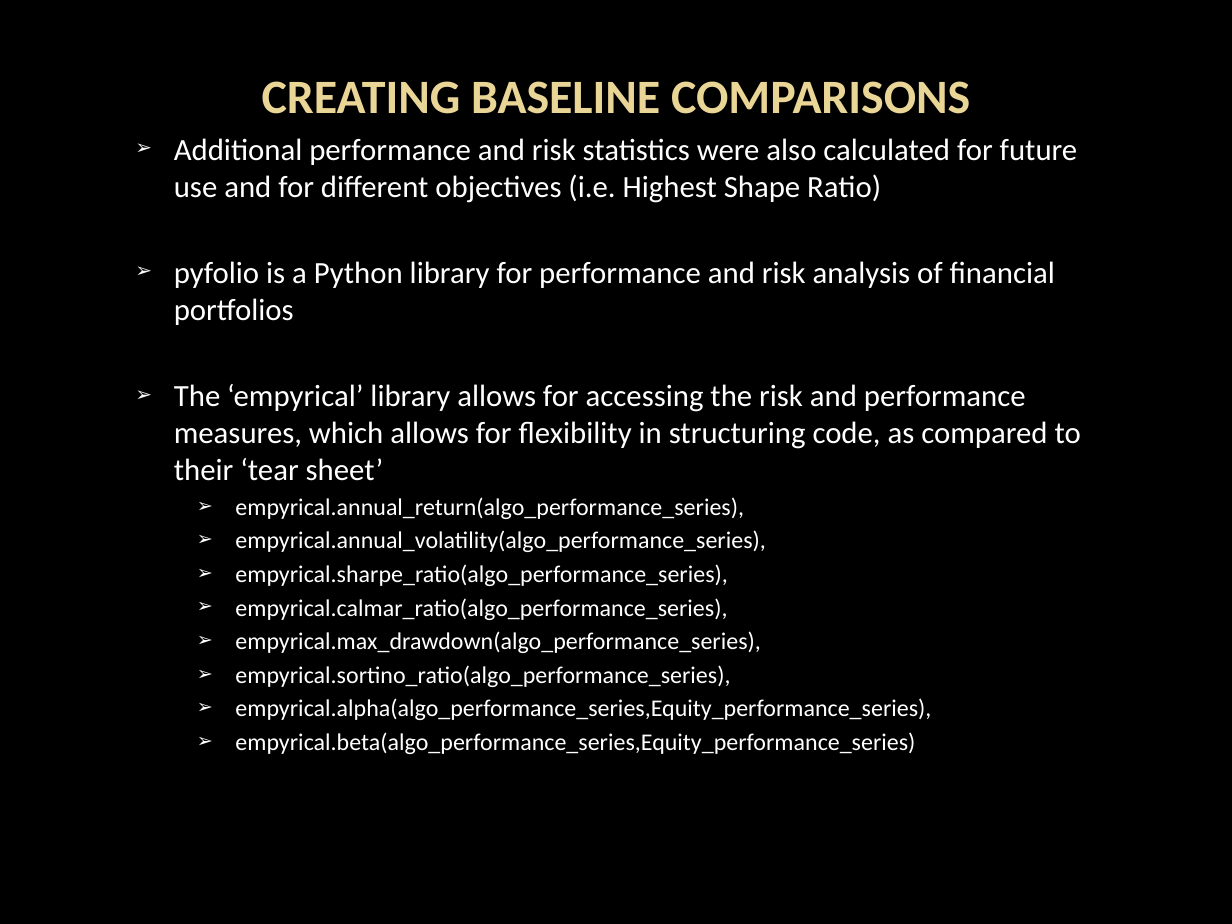
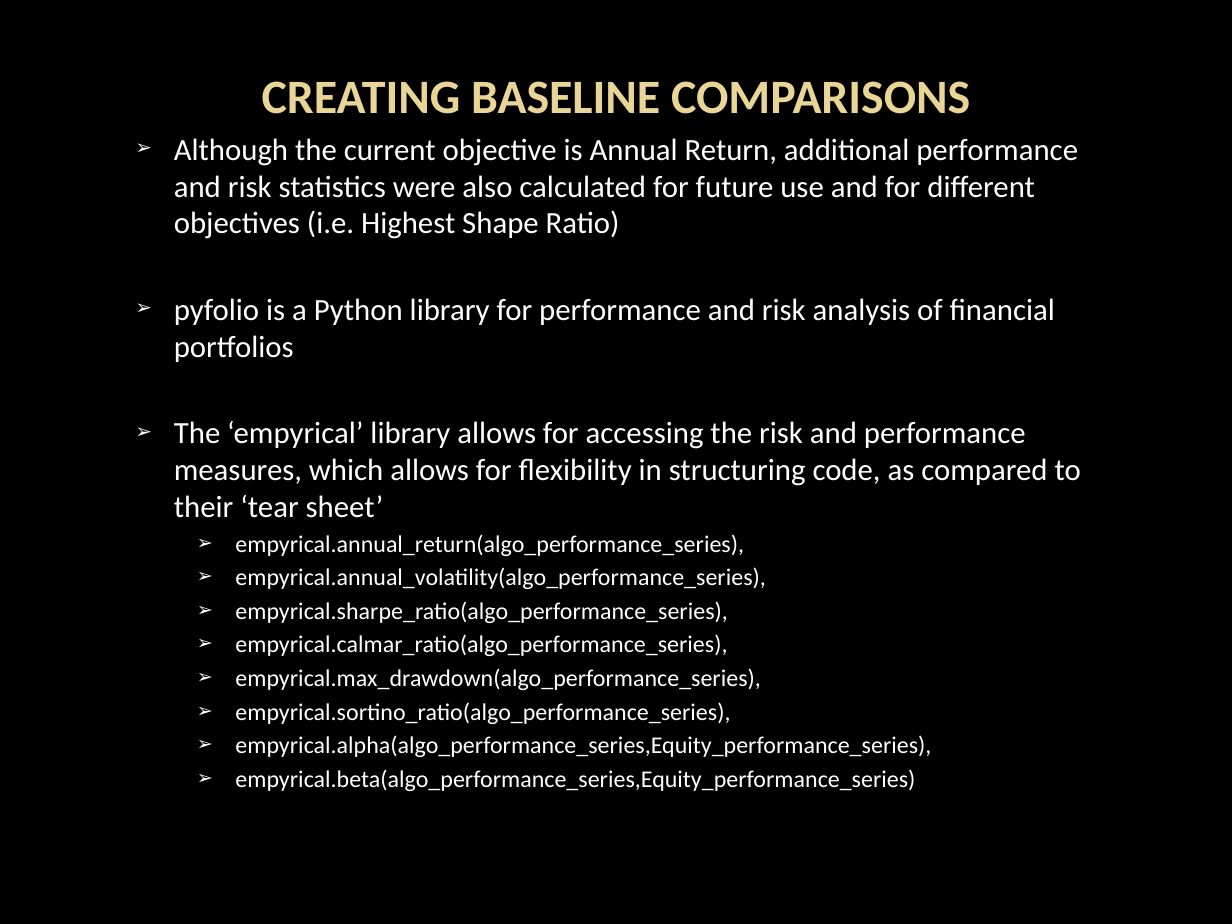
Before and after one commit to WolverineXM/FinTechProject3, a slide deck: slide 39 of Project_3_Presentation.pptx (slide 41 before the commit). Drawn at 1232x924 pixels with LibreOffice and Linux fonts; fonts in the diff are those of the drawing; background and template pictures are left out. Boxes give left, top, right and bottom in pixels: in the first picture for what was removed or moved away, otherwise in the second. Text is boxed around its words. In the diff, an @@ line names an element or a change of style, - is before the commit and + after.

Commit message:
added slide to presentation deck

```diff
--- a/Project_3_Presentation.pptx
+++ b/Project_3_Presentation.pptx
@@ subtitle at (174,138,1078,239): text changed @@
-➢ Additional performance and risk statistics were also calculated for future use and for different objectives (i.e. Highest Shape Ratio)
+➢ Although the current objective is Annual Return, additional performance and risk statistics were also calculated for future use and for different objectives (i.e. Highest Shape Ratio)
```
Also in this commit, not shown: 1 slide added, 1 other file.
